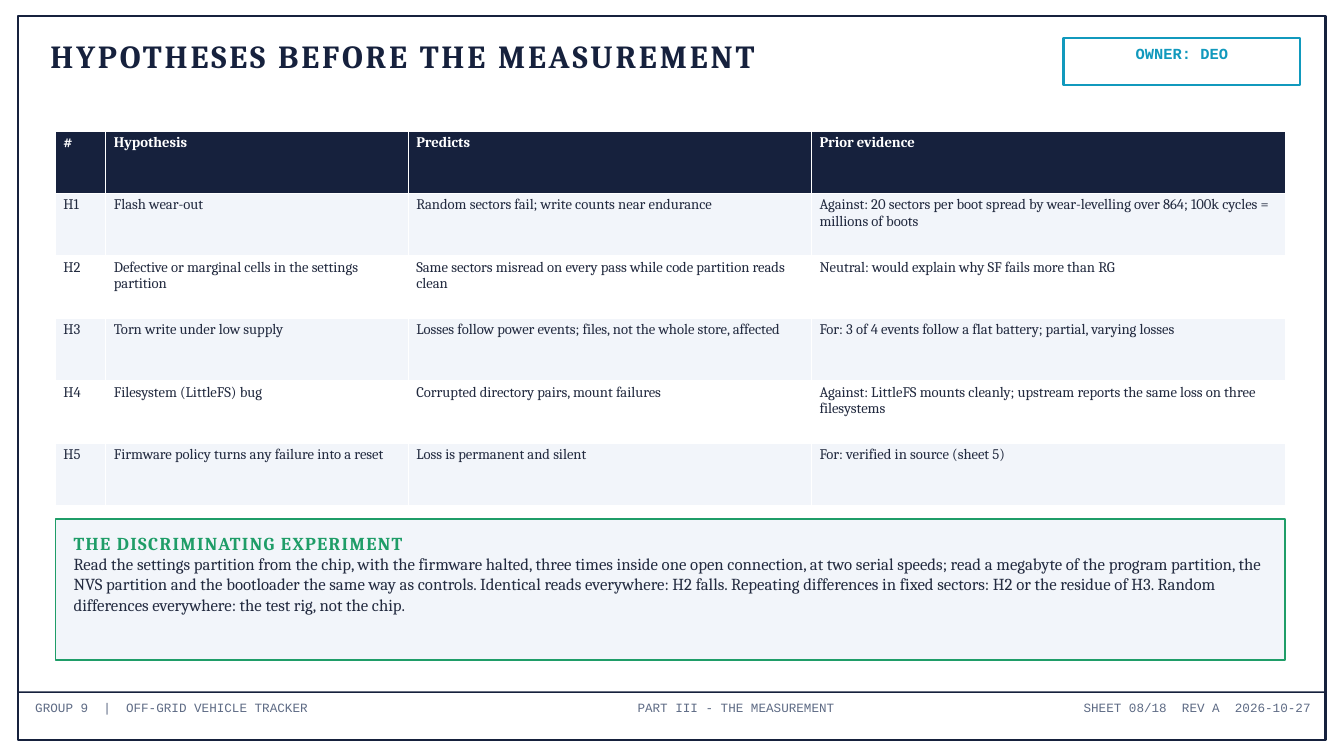
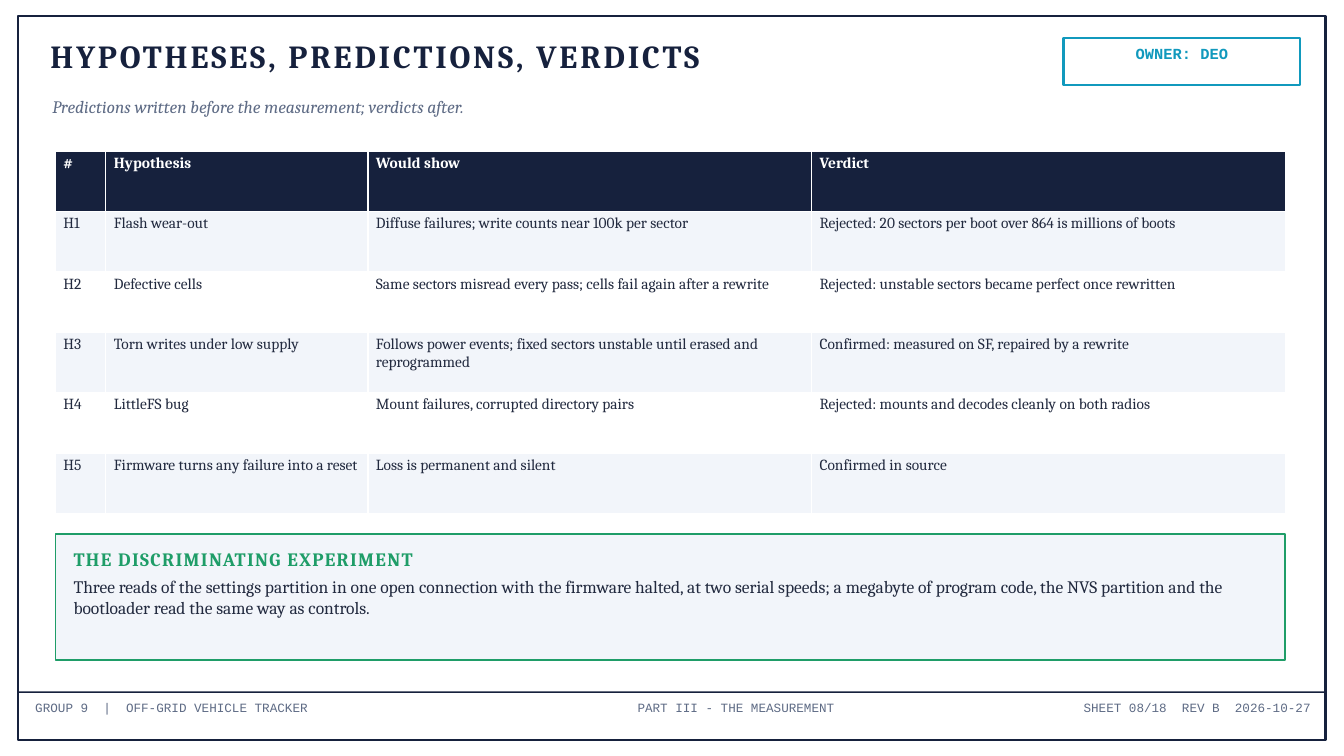
Before and after one commit to deosgracius/offgrid-vehicle-tracker, a slide deck: slide 8 of docs/presentations/Group9_ConfigLoss_RootCause.pptx. Drawn at 1344x756 pixels with LibreOffice and Linux fonts; fonts in the diff are those of the drawing. Boxes give left, top, right and bottom in pixels: in the first picture for what was removed or moved away, otherwise in the second. Text is boxed around its words. In the diff, an @@ line names an element or a change of style, - is before the commit and + after.

```diff
--- a/docs/presentations/Group9_ConfigLoss_RootCause.pptx
+++ b/docs/presentations/Group9_ConfigLoss_RootCause.pptx
@@ text at (50, 46, 699, 73): text changed @@
-HYPOTHESES BEFORE THE MEASUREMENT
+HYPOTHESES, PREDICTIONS, VERDICTS
@@ text added at (52, 101, 463, 117), 12.5 pt, text #5E6B85, italic @@
+Predictions written before the measurement; verdicts after.
@@ table at (55, 151, 1286, 514) @@
-row 1, column 3: Predicts
+row 1, column 3: Would show
-row 1, column 4: Prior evidence
+row 1, column 4: Verdict
-row 2, column 3: Random sectors fail; write counts near endurance
+row 2, column 3: Diffuse failures; write counts near 100k per sector
-row 2, column 4: Against: 20 sectors per boot spread by wear-levelling over 864; 100k cycles = millions of boots
+row 2, column 4: Rejected: 20 sectors per boot over 864 is millions of boots
-row 3: H2 | Defective or marginal cells in the settings partition | Same sectors misread on every pass while code partition reads clean | Neutral: would explain why SF fails more than RG
+row 3: H2 | Defective cells | Same sectors misread every pass; cells fail again after a rewrite | Rejected: unstable sectors became perfect once rewritten
-row 4: H3 | Torn write under low supply | Losses follow power events; files, not the whole store, affected | For: 3 of 4 events follow a flat battery; partial, varying losses
+row 4: H3 | Torn writes under low supply | Follows power events; fixed sectors unstable until erased and reprogrammed | Confirmed: measured on SF, repaired by a rewrite
-row 5: H4 | Filesystem (LittleFS) bug | Corrupted directory pairs, mount failures | Against: LittleFS mounts cleanly; upstream reports the same loss on three filesystems
+row 5: H4 | LittleFS bug | Mount failures, corrupted directory pairs | Rejected: mounts and decodes cleanly on both radios
-row 6, column 2: Firmware policy turns any failure into a reset
+row 6, column 2: Firmware turns any failure into a reset
-row 6, column 4: For: verified in source (sheet 5)
+row 6, column 4: Confirmed in source
@@ size 10.5 to 11 pt in "#", "Hypothesis", "H1", "Flash wear-out" and 5 more places @@
@@ table: place and size @@
-table at (55, 131, 1286, 506)
+table at (55, 151, 1286, 514)
@@ rectangle: place and size @@
-rectangle at (55, 519, 1286, 660)
+rectangle at (55, 534, 1286, 660)
@@ text at (74, 553, 412, 566): size 13 to 13.5 pt in "THE DISCRIMINATING EXPERIMENT" @@
@@ text "THE DISCRIMINATING EXPERIMENT": place and size @@
-text "THE DISCRIMINATING EXPERIMENT" at (74, 537, 1261, 615)
+text "THE DISCRIMINATING EXPERIMENT" at (74, 553, 1222, 618)
@@ text at (74, 580, 1222, 618): text changed; size 12 to 12.5 pt @@
-Read the settings partition from the chip, with the firmware halted, three times inside one open connection, at two serial speeds; read a megabyte of the program partition, the NVS partition and the bootloader the same way as controls. Identical reads everywhere: H2 falls. Repeating differences in fixed sectors: H2 or the residue of H3. Random differences everywhere: the test rig, not the chip.
+Three reads of the settings partition in one open connection with the firmware halted, at two serial speeds; a megabyte of program code, the NVS partition and the bootloader read the same way as controls.
@@ text at (1084, 703, 1311, 712): text changed @@
-SHEET 08/18 REV A 2026-10-27
+SHEET 08/18 REV B 2026-10-27
```
Also in this commit, not shown: 16 other slides changed, 1 slide added, 1 slide removed, 4 other files.
